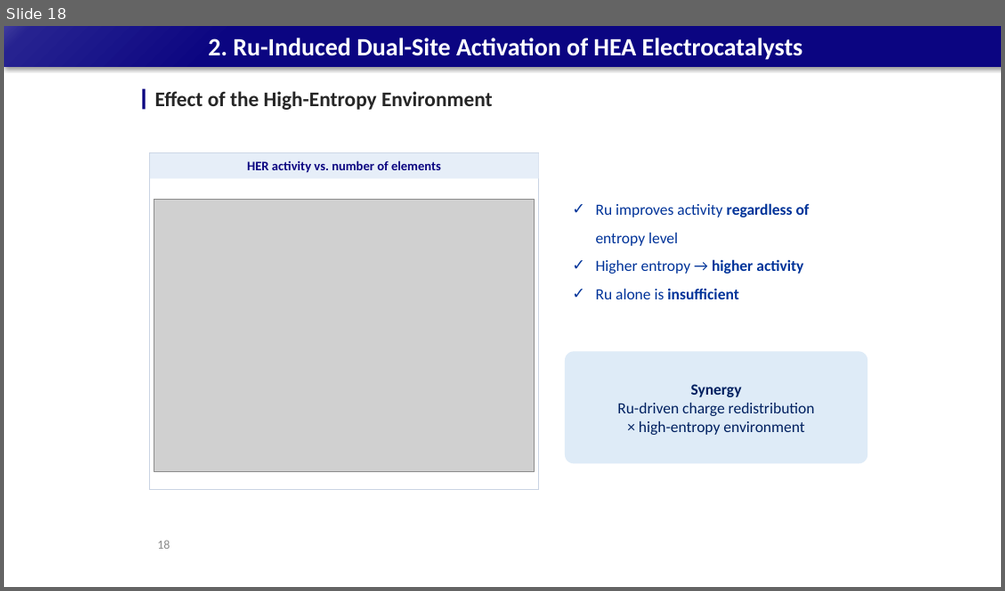
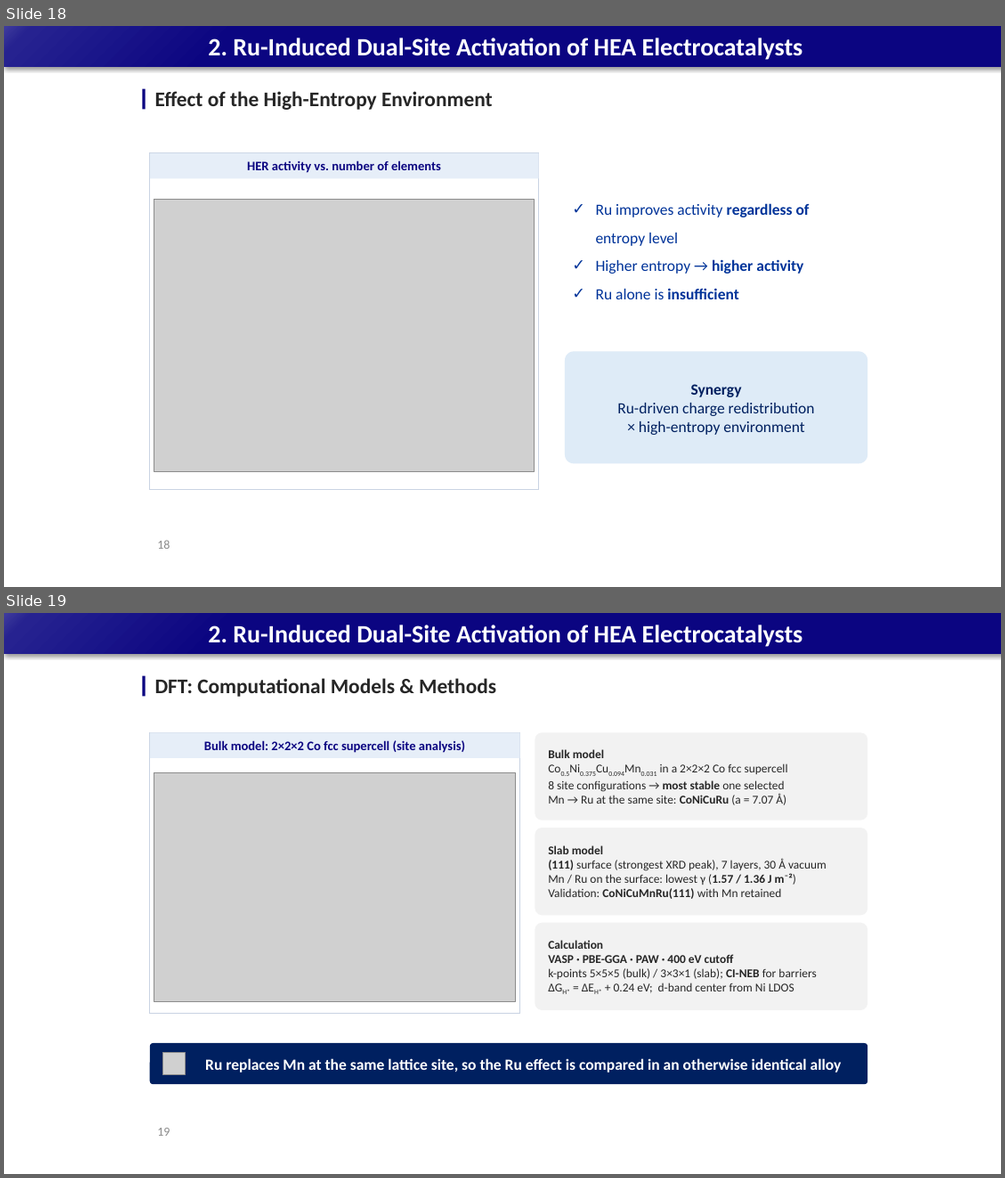
Before and after one commit to limsj0204/letter, a slide deck: 학위논문_디펜스_발표자료.pptx. Shown one above the other, each under a label of ours: slide 18 before the commit, slides 18 and 19 after it. The pictures are 1005x591 and 1005x1178 pixels, drawn with LibreOffice and Linux fonts; fonts in the diff are those of the drawing; grey boxes stand for pictures. Boxes give left, top, right and bottom in pixels: in the first picture for what was removed or moved away, otherwise in the second. Text is boxed around its words. In the diff, an @@ line names an element or a change of style, - is before the commit and + after.

```diff
--- a/학위논문_디펜스_발표자료.pptx
+++ b/학위논문_디펜스_발표자료.pptx
@@ slide 19 added at bbox=[4, 613, 1001, 1174], background #FFFFFF; not listed: 1 template element that a slide beside it also shows @@
@@ title added at bbox=[208, 625, 803, 647], 24 pt, text #FFFFFF, bold @@
+2. Ru-Induced Dual-Site Activation of HEA Electrocatalysts
@@ rectangle added at bbox=[142, 676, 146, 696], fill #0B0581 @@
@@ text added at bbox=[155, 678, 496, 697], 20 pt, text #262626, bold @@
+DFT: Computational Models & Methods
@@ rectangle added at bbox=[150, 732, 520, 1013], outline #C9D3E3 0.75 pt @@
@@ rectangle added at bbox=[150, 732, 520, 758], fill #E6EEF8, 12.5 pt, text #0B0581, bold @@
+Bulk model: 2×2×2 Co fcc supercell (site analysis)
@@ rounded rectangle added at bbox=[535, 732, 867, 820], fill #F2F2F2, 11.5 pt, text #262626 @@
+Bulk model
+Co0.5Ni0.375Cu0.094Mn0.031 in a 2×2×2 Co fcc supercell
+8 site configurations → most stable one selected
+Mn → Ru at the same site: CoNiCuRu (a = 7.07 Å)
@@ picture added at bbox=[154, 772, 516, 1001] @@
@@ rounded rectangle added at bbox=[535, 827, 867, 915], fill #F2F2F2, 11.5 pt, text #262626 @@
+Slab model
+(111) surface (strongest XRD peak), 7 layers, 30 Å vacuum
+Mn / Ru on the surface: lowest γ (1.57 / 1.36 J m⁻²)
+Validation: CoNiCuMnRu(111) with Mn retained
@@ rounded rectangle added at bbox=[535, 923, 867, 1010], fill #F2F2F2, 11.5 pt, text #262626 @@
+Calculation
+VASP · PBE-GGA · PAW · 400 eV cutoff
+k-points 5×5×5 (bulk) / 3×3×1 (slab); CI-NEB for barriers
+ΔGH* = ΔEH* + 0.24 eV; d-band center from Ni LDOS
@@ rounded rectangle added at bbox=[150, 1043, 867, 1084], fill #002060, 15 pt, text #FFFFFF, bold @@
+Ru replaces Mn at the same lattice site, so the Ru effect is compared in an otherwise identical alloy
@@ picture added at bbox=[162, 1053, 185, 1075] @@
@@ page number added at bbox=[157, 1127, 170, 1135], 12 pt, text #8C8C8C @@
+19
```
Also in this commit, not shown: 2 other files.
